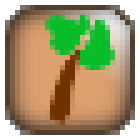
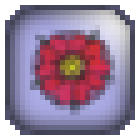
Layered file, before and after one edit (140x140). Changes by layer:
added layer "flower" above "glass" over <box>20,15,125,125</box>
hid "Tree" over <box>45,15,115,125</box>
added layer "New Layer copy" above "New Layer" over <box>5,5,135,135</box>
hid "New Layer" over <box>5,5,135,135</box>
